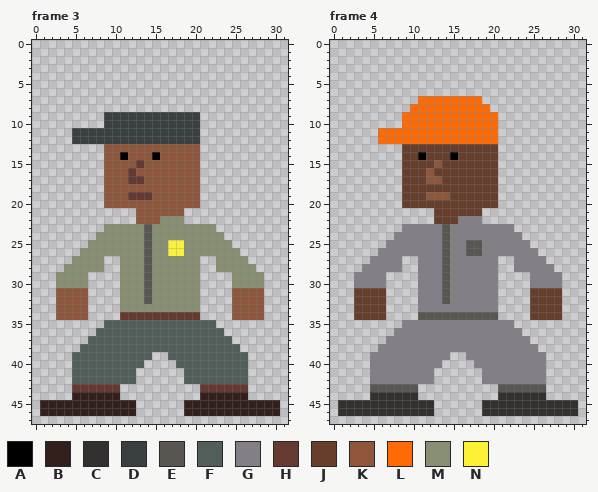
File history of a pixel-art file, assets/art/humans_mid.aseprite. This is how it looked before the edit.
32x48 pixels, 10 frames. Shown: frame 3, frame 4. The commit also changed other frames, which this record leaves out.
Visible layers, top first: "Shoes", "Shirt", "Pants", "Headwear", "Body".
Palette (. is transparent): A #000000  B #331f1c  C #33312f  D #3a4040  E #595652  F #525e5a  G #847e87  H #663931  J #663e2b  K #8f563b  L #ff6a04  M #888f72  N #fbf236
Pixels before, frame 3, first column x 1:
 9 ........DDDDDDDDDDDD..........
10 ........DDDDDDDDDDDD..........
11 ....DDDDDDDDDDDDDDDD..........
12 ....DDDDDDDDDDDDDDDD..........
13 ........KKKKKKKKKKKK..........
14 ........KKAKKKAKKKKK..........
15 ........KKKKHKKKKKKK..........
16 ........KKKHKKKKKKKK..........
17 ........KKKHHKKKKKKK..........
18 ........KKKKKKKKKKKK..........
19 ........KKKHHHKKKKKK..........
20 ........KKKKKKKKKKKK..........
21 ............KKKKKK............
22 ............KKKMMM............
23 ........MMMMMEMMMMMMMM........
24 .......MMMMMMEMMMMMMMMM.......
25 ......MMMMMMMEMMNNMMMMMM......
26 .....MMMMMMMMEMMNNMMMMMMM.....
27 ....MMMM..MMMEMMMMMM..MMMM....
28 ...MMMMM..MMMEMMMMMM..MMMMM...
29 ..MMMM....MMMEMMMMMM....MMMM..
30 ..MMMM....MMMEMMMMMM....MMMM..
31 ..KKKK....MMMEMMMMMM....KKKK..
32 ..KKKK....MMMEMMMMMM....KKKK..
33 ..KKKK....MMMMMMMMMM....KKKK..
34 ..KKKK....HHHHHHHHHH....KKKK..
35 ........FFFFFFFFFFFFFF........
36 .......FFFFFFFFFFFFFFFF.......
37 ......FFFFFFFFFFFFFFFFFF......
38 .....FFFFFFFFFFFFFFFFFFFF.....
39 ....FFFFFFFFFF..FFFFFFFFFF....
40 ....FFFFFFFFF....FFFFFFFFF....
41 ....FFFFFFFF......FFFFFFFF....
42 ....FFFFFFFF......FFFFFFFF....
43 ....HHHHHH..........HHHHHH....
44 ....BBBBBB..........BBBBBB....
45 BBBBBBBBBBBB......BBBBBBBBBBBB
46 BBBBBBBBBBBB......BBBBBBBBBBBB
Pixels before, frame 4, first column x 1:
 7 ..........LLLLLLLL............
 8 .........LLLLLLLLLL...........
 9 ........LLLLLLLLLLLL..........
10 ........LLLLLLLLLLLL..........
11 .....LLLLLLLLLLLLLLL..........
12 .....LLLLLLLLLLLLLLL..........
13 ........JJJJJJJJJJJJ..........
14 ........JJAJJJAJJJJJ..........
15 ........JJJJKJJJJJJJ..........
16 ........JJJKJJJJJJJJ..........
17 ........JJJKKJJJJJJJ..........
18 ........JJJJJJJJJJJJ..........
19 ........JJJKKKJJJJJJ..........
20 ........JJJJJJJJJJJJ..........
21 ............JJJJJJ............
22 ............JJJGGG............
23 ........GGGGGEGGGGGGGG........
24 .......GGGGGGEGGGGGGGGG.......
25 ......GGGGGGGEGGEEGGGGGG......
26 .....GGGGGGGGEGGEEGGGGGGG.....
27 ....GGGG..GGGEGGGGGG..GGGG....
28 ...GGGGG..GGGEGGGGGG..GGGGG...
29 ..GGGG....GGGEGGGGGG....GGGG..
30 ..GGGG....GGGEGGGGGG....GGGG..
31 ..JJJJ....GGGEGGGGGG....JJJJ..
32 ..JJJJ....GGGEGGGGGG....JJJJ..
33 ..JJJJ....GGGGGGGGGG....JJJJ..
34 ..JJJJ....EEEEEEEEEE....JJJJ..
35 ........GGGGGGGGGGGGGG........
36 .......GGGGGGGGGGGGGGGG.......
37 ......GGGGGGGGGGGGGGGGGG......
38 .....GGGGGGGGGGGGGGGGGGGG.....
39 ....GGGGGGGGGG..GGGGGGGGGG....
40 ....GGGGGGGGG....GGGGGGGGG....
41 ....GGGGGGGG......GGGGGGGG....
42 ....GGGGGGGG......GGGGGGGG....
43 ....EEEEEE..........EEEEEE....
44 ....CCCCCC..........CCCCCC....
45 CCCCCCCCCCCC......CCCCCCCCCCCC
46 CCCCCCCCCCCC......CCCCCCCCCCCC
And afterwards:
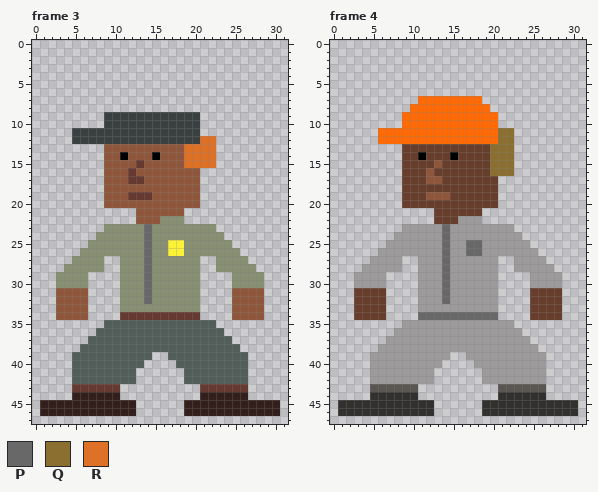
Colours new in this view: P #686868  Q #8a6f30  R #df7126
Change:
{"change": "layer \"Hair\" now shown"}
{"colour":"G","old":"#847e87","new":"#9c9a9a"}
{"where": "frame 3, layers \"Shirt\", \"Hair\""}
{"frame":3,"y":12,"x":21,"old":"..","new":"RR"}
{"frame":3,"y":13,"x":19,"old":"KK..","new":"RRRR"}
{"frame":3,"y":14,"x":19,"old":"KK..","new":"RRRR"}
{"frame":3,"y":15,"x":19,"old":"KK..","new":"RRRR"}
{"frame":3,"y":23,"x":14,"old":"E","new":"P"}
{"frame":3,"y":24,"x":14,"old":"E","new":"P"}
{"frame":3,"y":25,"x":14,"old":"E","new":"P"}
{"frame":3,"y":26,"x":14,"old":"E","new":"P"}
{"frame":3,"y":27,"x":14,"old":"E","new":"P"}
{"frame":3,"y":28,"x":14,"old":"E","new":"P"}
{"frame":3,"y":29,"x":14,"old":"E","new":"P"}
{"frame":3,"y":30,"x":14,"old":"E","new":"P"}
{"frame":3,"y":31,"x":14,"old":"E","new":"P"}
{"frame":3,"y":32,"x":14,"old":"E","new":"P"}
{"where": "frame 4, layers \"Shirt\", \"Hair\""}
{"frame":4,"y":11,"x":21,"old":"..","new":"QQ"}
{"frame":4,"y":12,"x":21,"old":"..","new":"QQ"}
{"frame":4,"y":13,"x":20,"old":"J..","new":"QQQ"}
{"frame":4,"y":14,"x":20,"old":"J..","new":"QQQ"}
{"frame":4,"y":15,"x":20,"old":"J..","new":"QQQ"}
{"frame":4,"y":16,"x":20,"old":"J..","new":"QQQ"}
{"frame":4,"y":23,"x":14,"old":"E","new":"P"}
{"frame":4,"y":24,"x":14,"old":"E","new":"P"}
{"frame":4,"y":25,"x":14,"old":"E","new":"P"}
{"frame":4,"y":25,"x":17,"old":"EE","new":"PP"}
{"frame":4,"y":26,"x":14,"old":"E","new":"P"}
{"frame":4,"y":26,"x":17,"old":"EE","new":"PP"}
{"frame":4,"y":27,"x":14,"old":"E","new":"P"}
{"frame":4,"y":28,"x":14,"old":"E","new":"P"}
{"frame":4,"y":29,"x":14,"old":"E","new":"P"}
{"frame":4,"y":30,"x":14,"old":"E","new":"P"}
{"frame":4,"y":31,"x":14,"old":"E","new":"P"}
{"frame":4,"y":32,"x":14,"old":"E","new":"P"}
{"frame":4,"y":34,"x":11,"old":"EEEEEEEEEE","new":"PPPPPPPPPP"}
{"label":"changed","picture_box":[184,136,216,168]}
{"label":"changed","picture_box":[144,224,152,304]}
{"label":"changed","picture_box":[490,128,514,176]}
{"label":"changed","picture_box":[354,216,562,384]}
